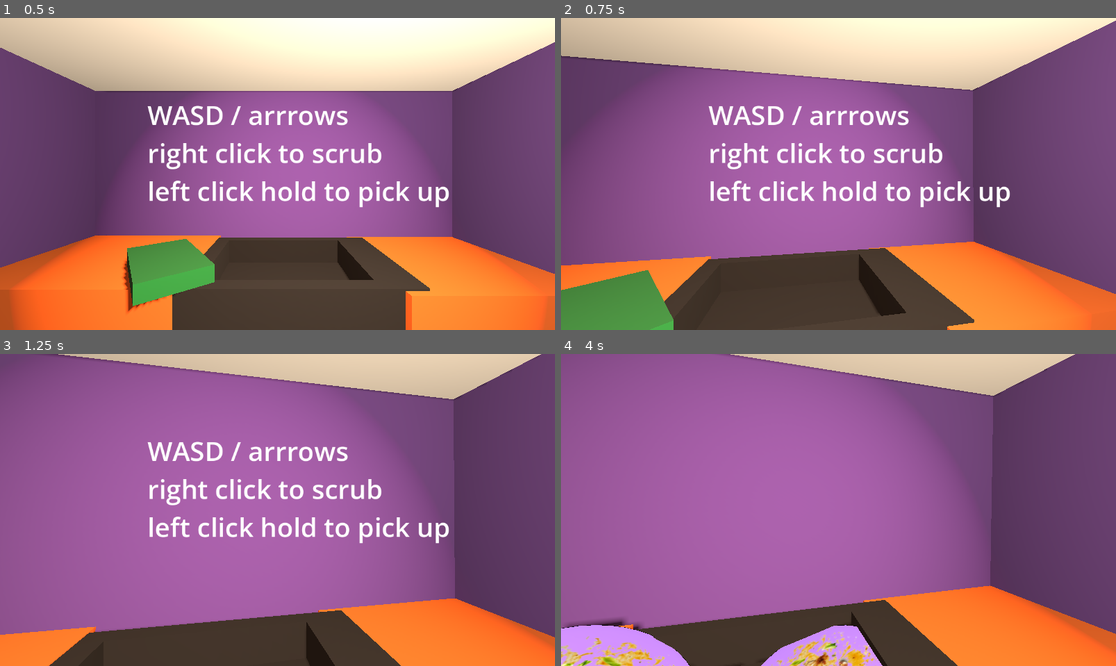
Above: before the commit, frames 1-4 (two rows, left to right).
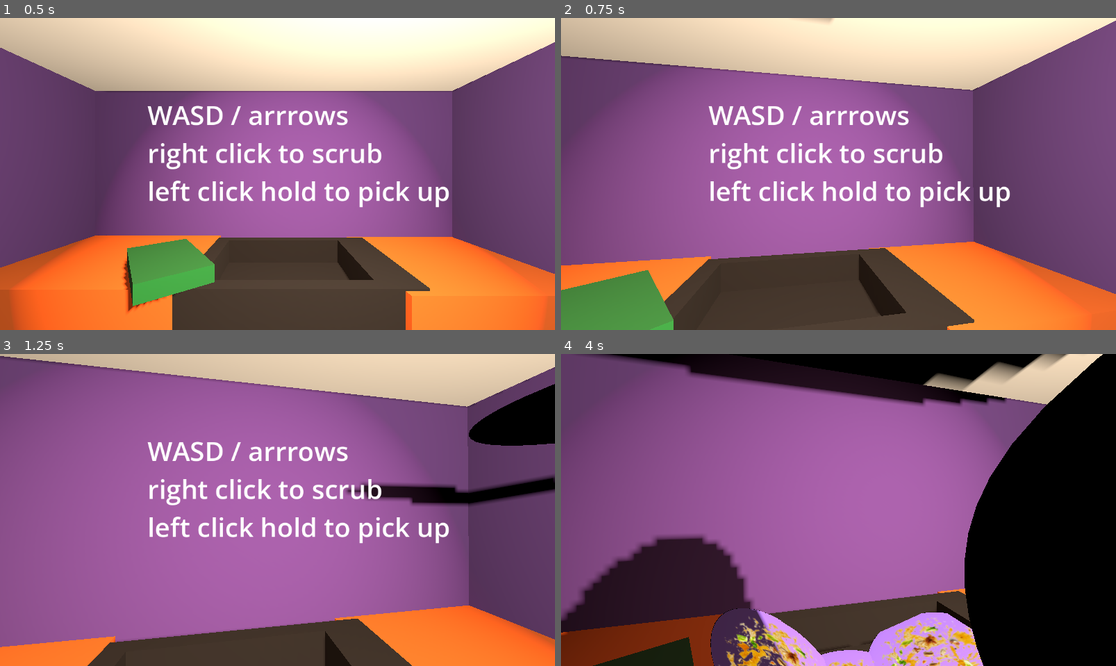
Above: after the commit, the same moments.

Repository: AKM372/STAR-Scholars-Project-2026
Game: Godot game, scene res://world.tscn
Two runs of this game, one before a commit and one after it. Both use one fixed random seed, a clock stepped at 60 frames per second and the inputs below. Sound files missing from this copy of the repository are replaced by a short silence.
Inputs (mouse positions are in pixels of both pictures, inside the frame that each line leads up to):
- Up to frame 1 (0.5 s): no input
- Up to frame 2 (0.75 s): tap Enter at 0.5 s; move the mouse to (866, 174) at 0.52 s; hold Up (forward) from 0.53 s (still down); hold T (testing) from 0.53 s (still down)
- Up to frame 3 (1.25 s): keep holding Up (forward); keep holding T (testing)
- Up to frame 4 (4 s): keep holding Up (forward); tap Enter at 1.25, 2, 2.75 s; move the mouse to (810, 510) at 1.27 s; release T (testing) at 1.28 s; click (810, 510) at 1.35 s; tap T (testing) at 1.55, 2.3, 2.85 s; move the mouse to (849, 503) at 2.02 s; hold Right mouse button (scrub) 2.03-2.78 s; move the mouse to (832, 516) at 2.77 s; move the mouse to (877, 513) at 3.52 s; hold T (testing) from 3.53 s (still down)

Frame 1 is identical in both runs. In frame 2, less than 0.1% of the frame differs, in the area x 42-50%, y 0-2%; in frame 3, 12%; in frame 4, 66%, in the area x 0-100%, y 0-100%.

Commit message:
Plate Rain fixed
I changed the spawn radius for the plate rain function so that it reflects the new size of the room. I also kept the collisions on the broken plates so that they CAN interact with the player. This way, the player gets stuck on any broken plates there are, without the option to jump or redo anything. I almost set the collisions to a different layer, but I think that keeping the player interaction will allow for a more frustrating gameplay.

Diff:
--- a/broken_plate.tscn
+++ b/broken_plate.tscn
@@ -26,6 +26,8 @@
 [node name="BrokenPlate" type="Node3D" unique_id=688467520]
 
 [node name="Shard1" type="RigidBody3D" parent="." unique_id=943425343]
+collision_layer = 2
+collision_mask = 2
 mass = 0.785
 physics_material_override = SubResource("PhysicsMaterial_gbfbk")
 gravity_scale = 5.0
@@ -43,8 +45,8 @@
 shape = SubResource("ConvexPolygonShape3D_8q6eb")
 
 [node name="Shard2" type="RigidBody3D" parent="." unique_id=1897434628]
-collision_layer = 3
-collision_mask = 3
+collision_layer = 2
+collision_mask = 2
 mass = 0.75
 physics_material_override = SubResource("PhysicsMaterial_ioo17")
 gravity_scale = 5.0
@@ -62,6 +64,8 @@
 shape = SubResource("ConvexPolygonShape3D_h0ut0")
 
 [node name="Shard3" type="RigidBody3D" parent="." unique_id=539483623]
+collision_layer = 2
+collision_mask = 2
 mass = 0.75
 physics_material_override = SubResource("PhysicsMaterial_wse8f")
 gravity_scale = 5.667
--- a/player.gd
+++ b/player.gd
@@ -120,7 +120,7 @@
 		scrub_held = false
 
 	if event.is_action_pressed('testing'):
-		_blackout_and_drop()
+		world._plate_rain()
 		print('testing')
 
 func _physics_process(delta: float) -> void:
--- a/world.gd
+++ b/world.gd
@@ -52,8 +52,8 @@
 		new_plate.cleaned.connect(_on_plate_cleaned)
 
 func _plate_rain():
-	var rain_area_min := Vector2(-5, -5)
-	var rain_area_max := Vector2(5, 5)
+	var rain_area_min := Vector2(-2, -2)
+	var rain_area_max := Vector2(2, 2)
 
 	if rain_active:
 		return
@@ -68,7 +68,7 @@
 		new_plate.add_to_group("dish")
 		var rand_x = randf_range(rain_area_min.x, rain_area_max.x)
 		var rand_z = randf_range(rain_area_min.y, rain_area_max.y)
-		new_plate.global_position = Vector3(rand_x, 4, rand_z)
+		new_plate.global_position = Vector3(rand_x, 2.5, rand_z)
 		new_plate.cleaned.connect(_on_plate_cleaned)
 
 		await get_tree().create_timer(interval).timeout
--- a/world.tscn
+++ b/world.tscn
@@ -89,6 +89,8 @@
 plate = ExtResource("4_036b0")
 
 [node name="Floor" type="StaticBody3D" parent="." unique_id=280324015 groups=["ground", "world"]]
+collision_layer = 3
+collision_mask = 3
 
 [node name="CollisionShape3D" type="CollisionShape3D" parent="Floor" unique_id=1837787373 groups=["world"]]
 transform = Transform3D(41, 0, 0, 0, 0.5, 0, 0, 0, 41, 0, -0.5, 0)
@@ -130,6 +132,7 @@
 
 [node name="CollisionShape3D" parent="Room/Walls/Wall" index="1" unique_id=111759479]
 transform = Transform3D(1, 0, 0, 0, 3, 0, 0, 0, 6, -3.4513617, 1.2, -0.9166022)
+disabled = true
 
 [node name="Wall2" parent="Room/Walls" unique_id=1807266003 instance=ExtResource("8_ikiii")]
 
